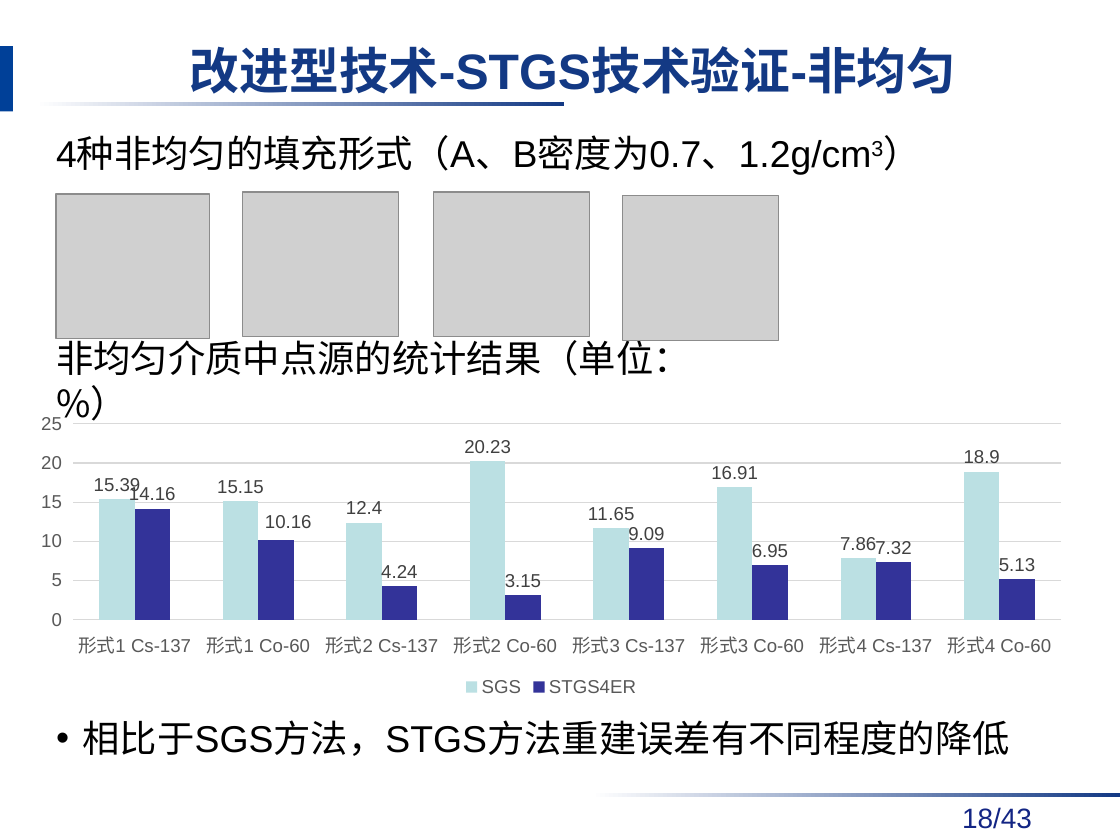
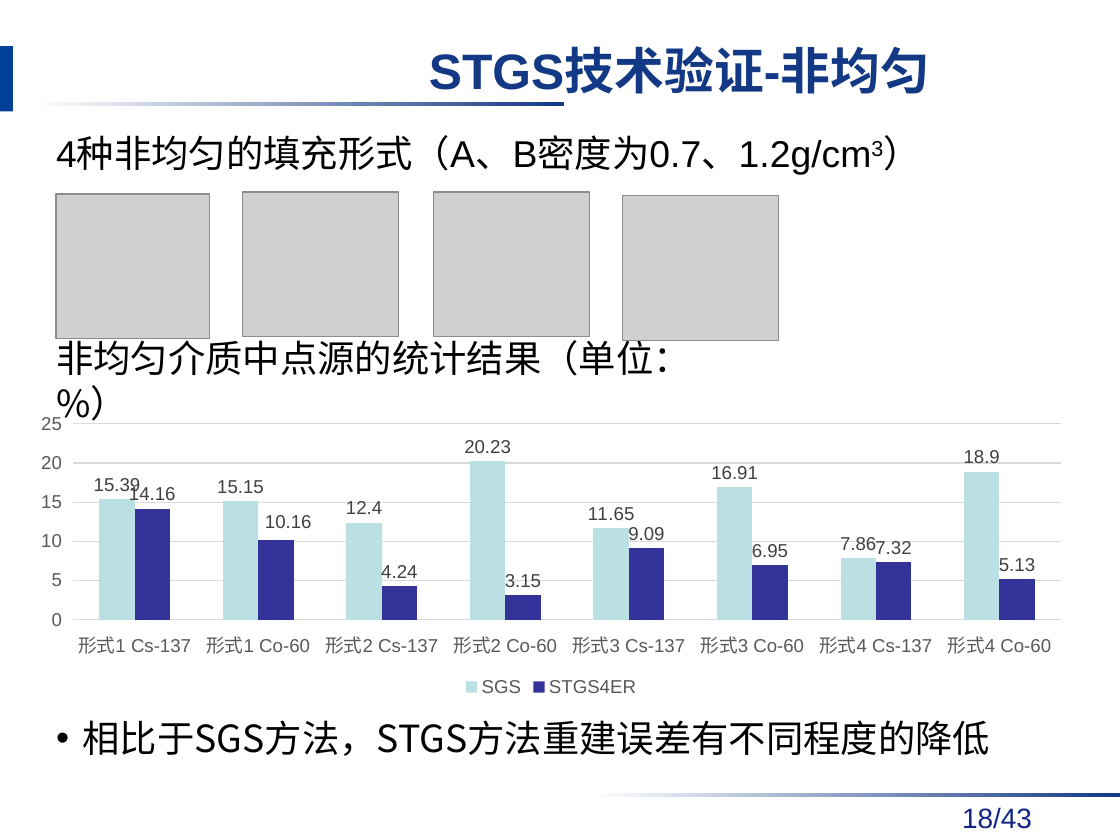
Before and after one commit to danxibao/NDAPapers, a slide deck: slide 18 of 答辩/毕业答辩报告v2-饶开源.pptx. Drawn at 1120x840 pixels with LibreOffice and Linux fonts; fonts in the diff are those of the drawing; grey boxes stand for pictures; background and template pictures are left out. Boxes give left, top, right and bottom in pixels: in the first picture for what was removed or moved away, otherwise in the second. Text is boxed around its words. In the diff, an @@ line names an element or a change of style, - is before the commit and + after.

```diff
--- a/答辩/毕业答辩报告v2-饶开源.pptx
+++ b/答辩/毕业答辩报告v2-饶开源.pptx
@@ title at (x1=429, y1=49, x2=930, y2=94): text changed @@
-改进型技术-STGS技术验证-非均匀
+STGS技术验证-非均匀
@@ text "相比于SGS方法，STGS方法重建误差有不同程度的降低" at (x1=83, y1=720, x2=991, y2=756): font Arial to Noto Sans CJK SC @@
```
Also in this commit, not shown: 20 other slides changed.
